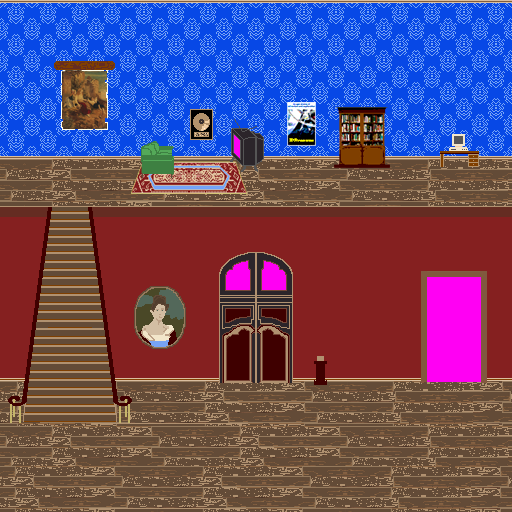
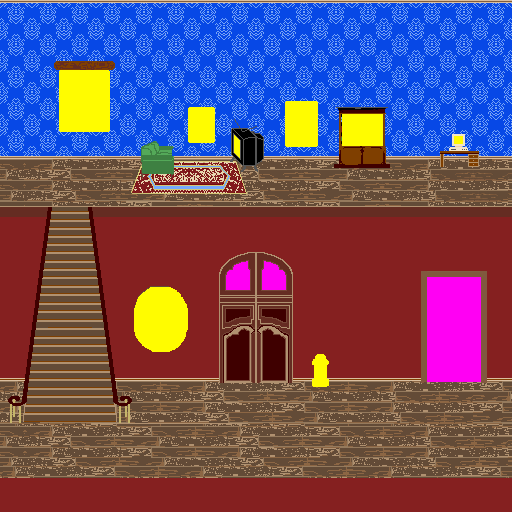
Revision of a layered (512, 512) image; what changed, layer by layer:
showed "spriteglow", painted on it over (x1=59, y1=70, x2=463, y2=387)
painted on "painting" over (x1=136, y1=288, x2=184, y2=338)
painted on "big door" over (x1=220, y1=253, x2=292, y2=383)
painted on "floor" over (x1=0, y1=379, x2=512, y2=512)
painted on "living room sprites" over (x1=62, y1=70, x2=316, y2=146)
painted on "furniture" over (x1=232, y1=107, x2=390, y2=168)
painted on "rug" over (x1=131, y1=161, x2=247, y2=194)
painted on "wood floor" over (x1=0, y1=157, x2=512, y2=206)
